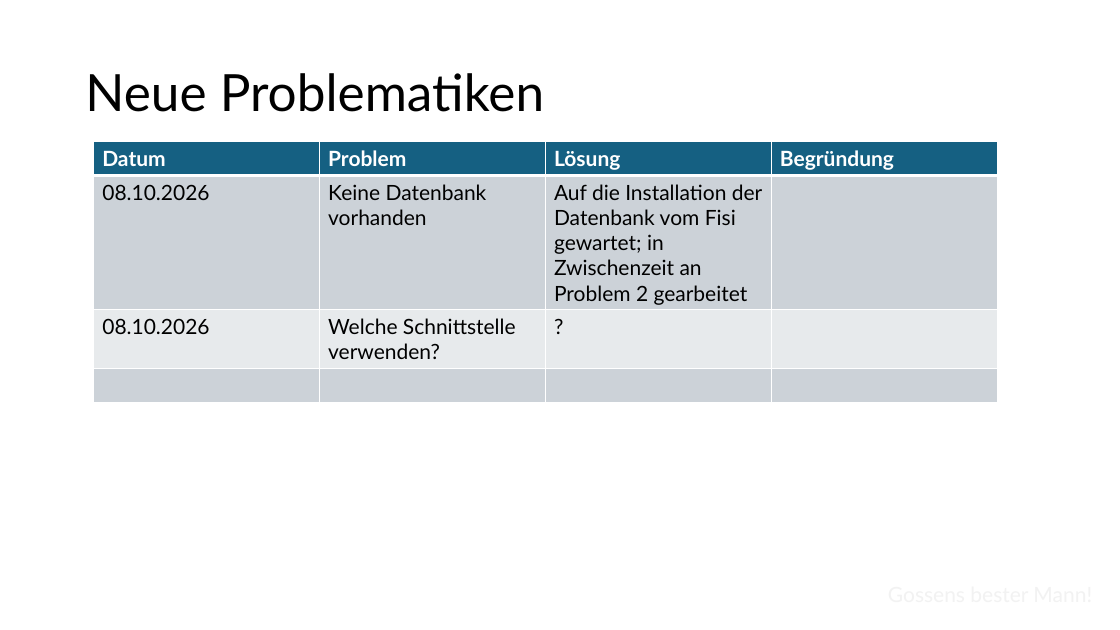
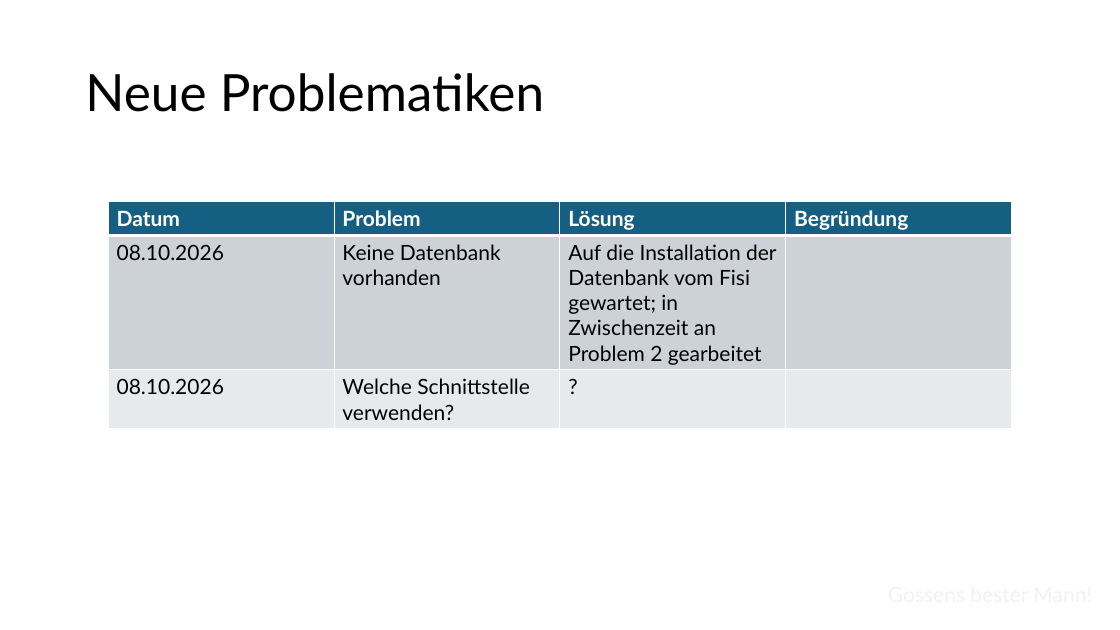
Before and after one commit to 24it1schumacher/Abschlussprojekt_Berufsschule_Gruppe_8, a slide deck: slide 3 of docs/Review#1.pptx. Drawn at 1120x630 pixels with LibreOffice and Linux fonts; fonts in the diff are those of the drawing. Boxes give left, top, right and bottom in pixels: in the first picture for what was removed or moved away, otherwise in the second. Text is boxed around its words. In the diff, an @@ line names an element or a change of style, - is before the commit and + after.

```diff
--- a/docs/Review#1.pptx
+++ b/docs/Review#1.pptx
@@ table at box(108, 202, 1012, 429) @@
-row 4:  |  |  | 
@@ table: place and size @@
-table at box(94, 141, 998, 402)
+table at box(108, 202, 1012, 429)
```
Also in this commit, not shown: 1 other slide changed.
